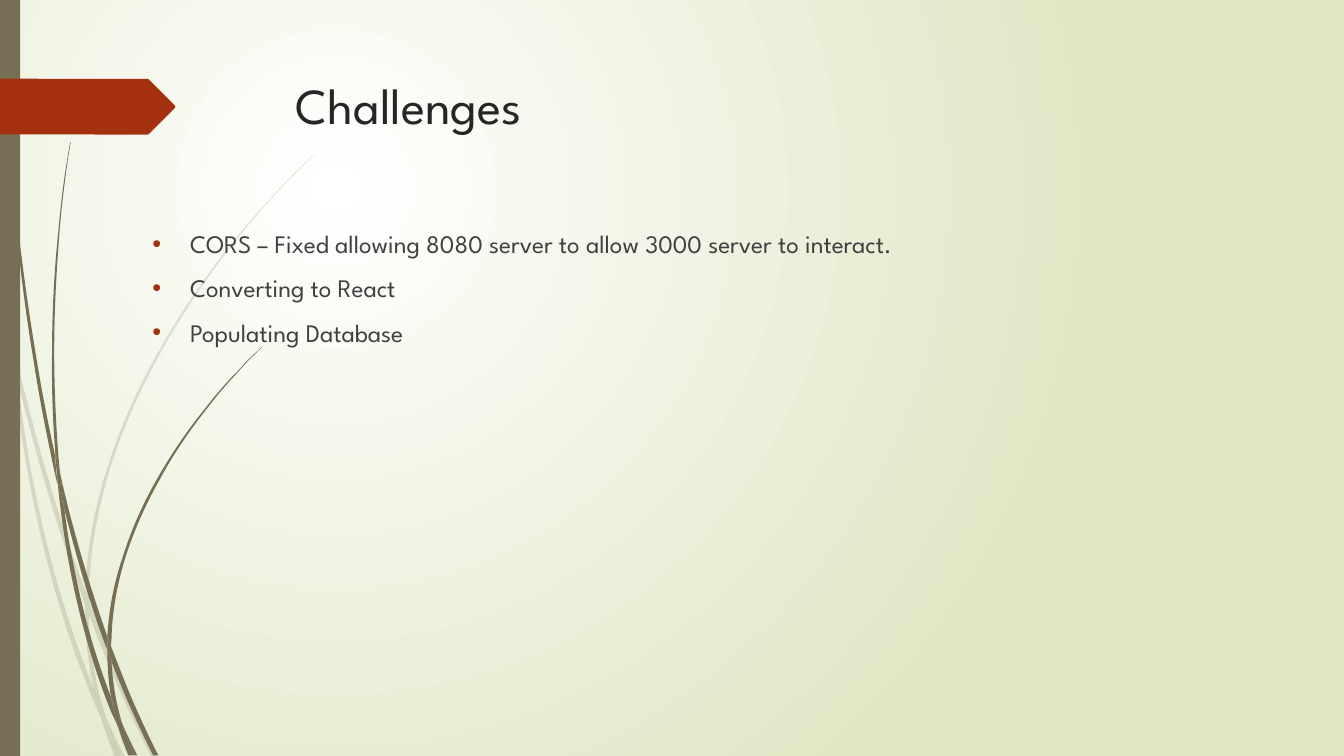
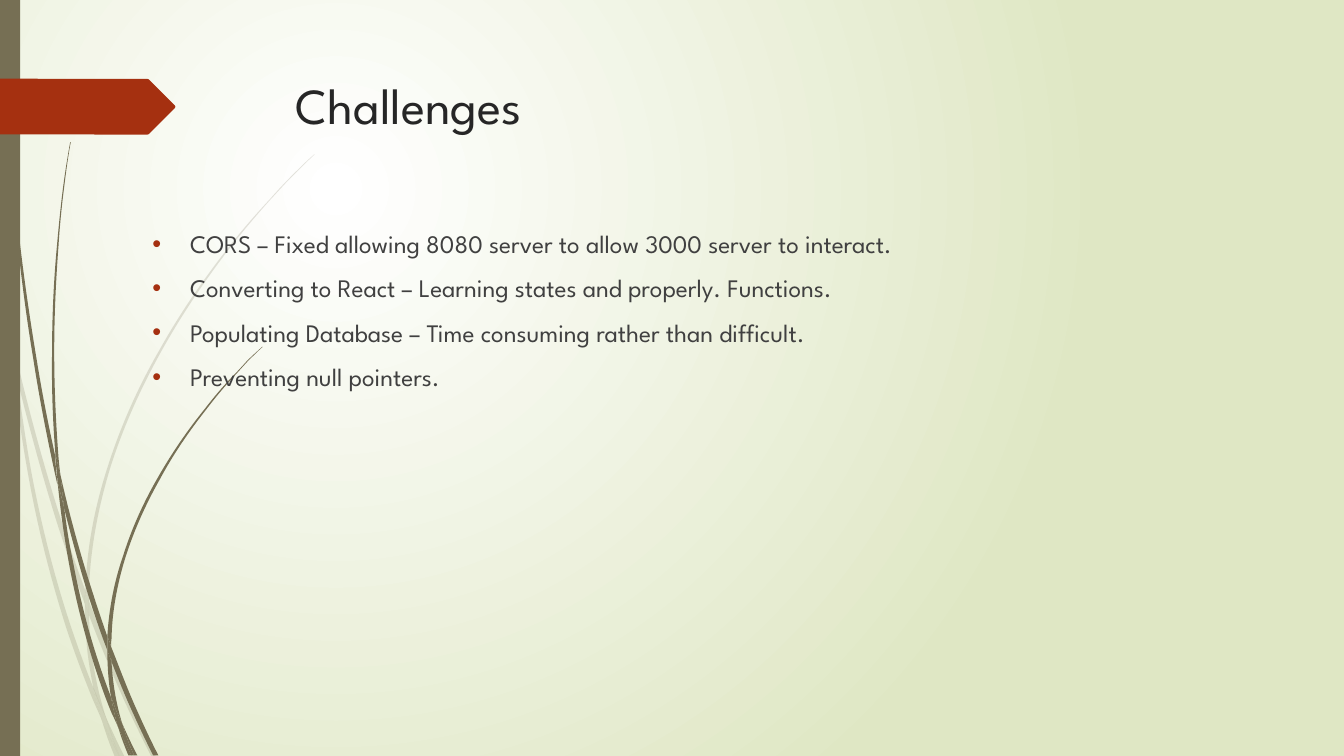
Before and after one commit to RM147/StoryGen, a slide deck: slide 12 of Project Presentation.pptx (slide 10 before the commit). Drawn at 1344x756 pixels with LibreOffice and Linux fonts; fonts in the diff are those of the drawing. Boxes give left, top, right and bottom in pixels: in the first picture for what was removed or moved away, otherwise in the second. Text is boxed around its words. In the diff, an @@ line names an element or a change of style, - is before the commit and + after.

Commit message:
update presentation

```diff
--- a/Project Presentation.pptx
+++ b/Project Presentation.pptx
@@ text at box(190, 279, 831, 394): text changed @@
-• Converting to React
-• Populating Database
+• Converting to React – Learning states and properly. Functions.
+• Populating Database – Time consuming rather than difficult.
+• Preventing null pointers.
```
Also in this commit, not shown: 7 other slides changed, 4 slides added, 2 slides removed.
